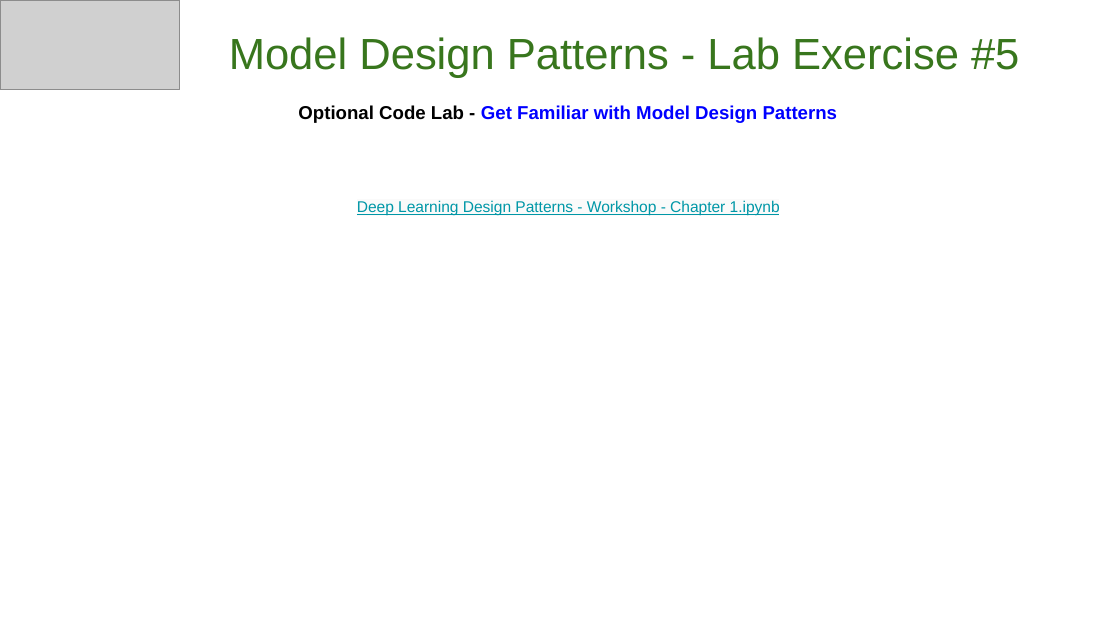
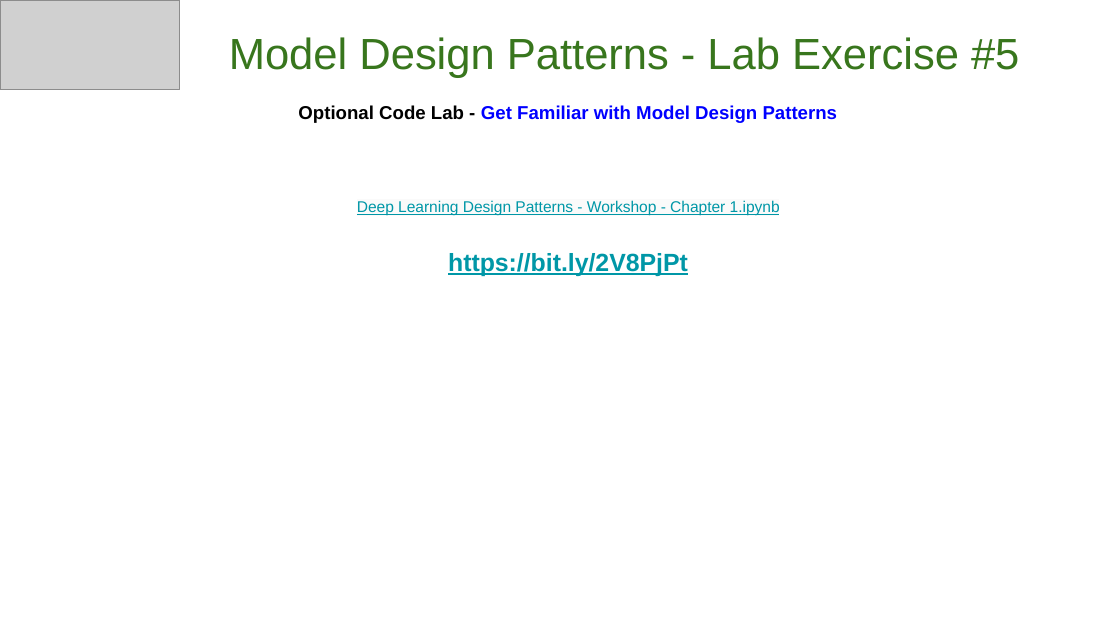
Before and after one commit to GoogleCloudPlatform/keras-idiomatic-programmer, a slide deck: slide 35 of books/deep-learning-design-patterns/Workshops/Junior/Deep Learning Design Patterns - Workshop - Chapter 1.pptx. Drawn at 1120x630 pixels with LibreOffice and Linux fonts; fonts in the diff are those of the drawing; grey boxes stand for pictures. Boxes give left, top, right and bottom in pixels: in the first picture for what was removed or moved away, otherwise in the second. Text is boxed around its words. In the diff, an @@ line names an element or a change of style, - is before the commit and + after.

```diff
--- a/books/deep-learning-design-patterns/Workshops/Junior/Deep Learning Design Patterns - Workshop - Chapter 1.pptx
+++ b/books/deep-learning-design-patterns/Workshops/Junior/Deep Learning Design Patterns - Workshop - Chapter 1.pptx
@@ text at <box>448,253,688,276</box>: paragraph added @@
+https://bit.ly/2V8PjPt
```
Also in this commit, not shown: 9 other slides changed.
